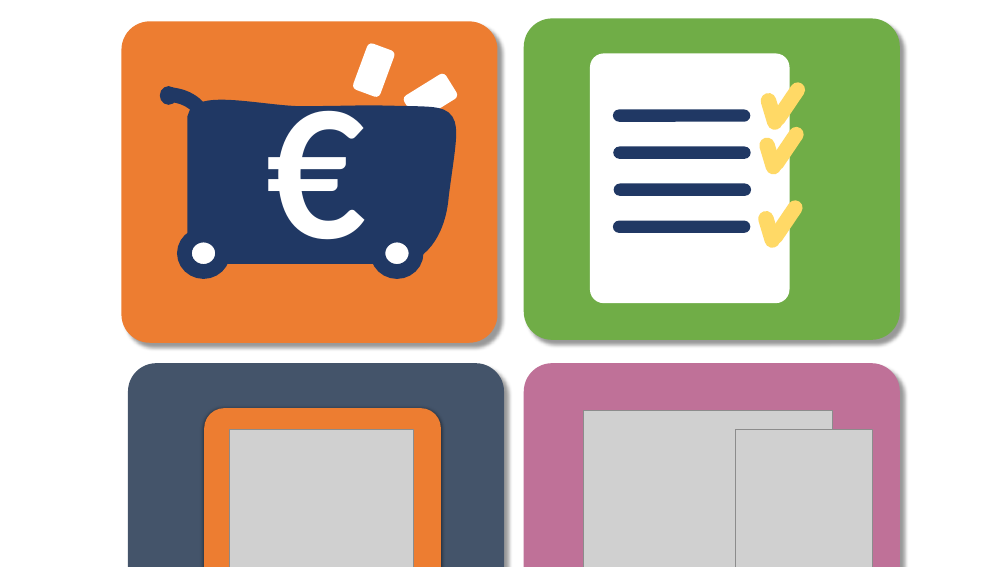
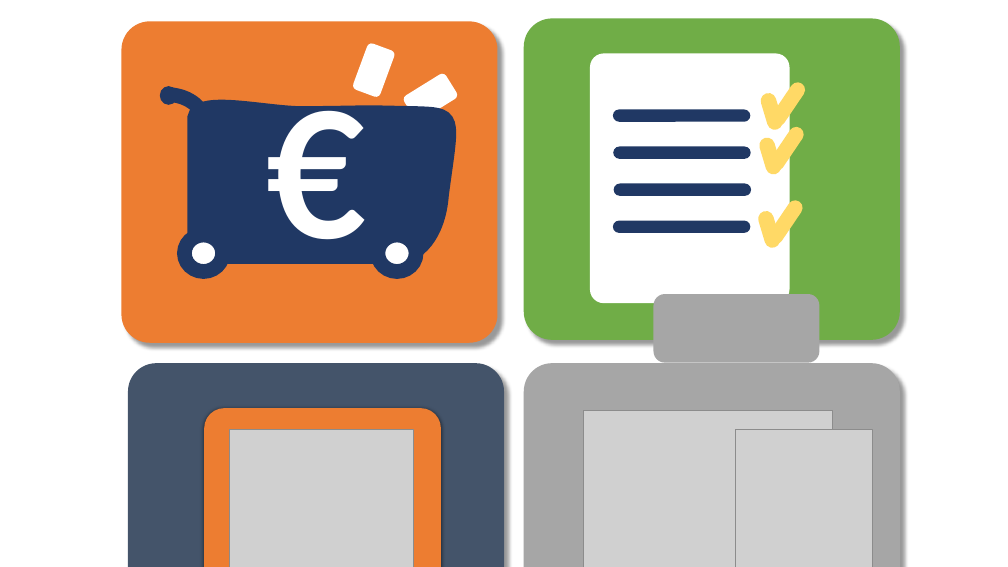
Before and after one commit to amaury2marignan/l3z, a slide deck: slide 12 of BABET/babet.pptx. Drawn at 1008x567 pixels with LibreOffice and Linux fonts; fonts in the diff are those of the drawing; grey boxes stand for pictures; background and template pictures are left out. Boxes give left, top, right and bottom in pixels: in the first picture for what was removed or moved away, otherwise in the second. Text is boxed around its words. In the diff, an @@ line names an element or a change of style, - is before the commit and + after.

```diff
--- a/BABET/babet.pptx
+++ b/BABET/babet.pptx
@@ rounded rectangle added at (653, 294, 819, 363), fill #A6A6A6 @@
@@ rounded rectangle at (524, 363, 900, 567): fill #BF7198 to #A6A6A6 @@
```
Also in this commit, not shown: 1 other slide changed, 49 other files.
